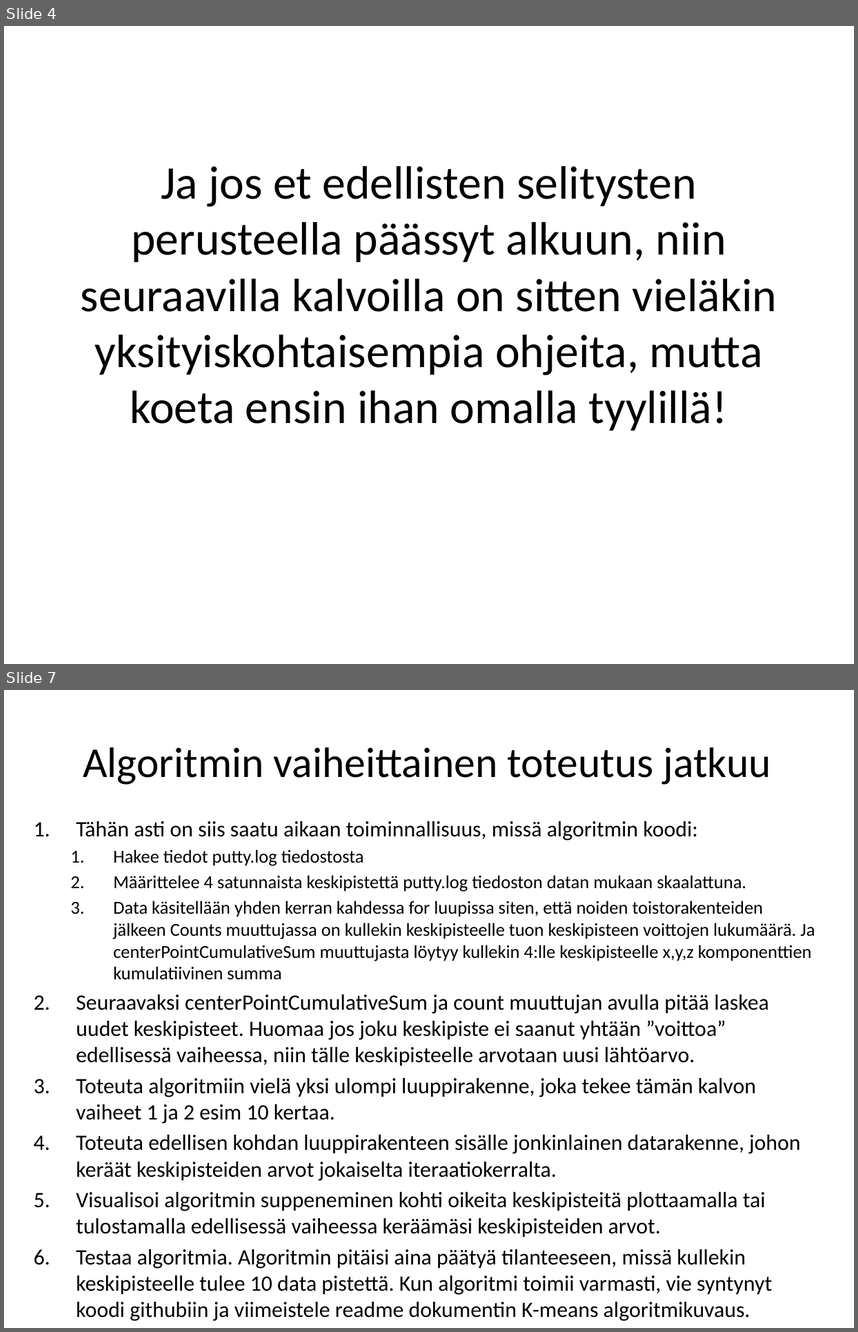
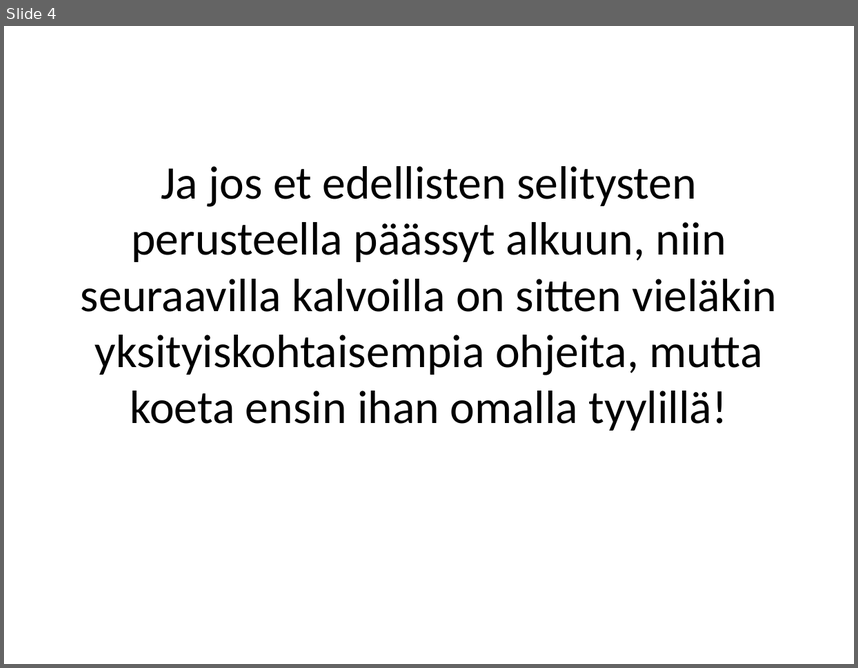
Before and after one commit to kajyrkka/TL_Project_Week5, a slide deck: Viikon 5 tehtavat.pptx. Shown one above the other, each under a label of ours: slides 4 and 7 before the commit, slide 4 after it; the slides between them are not shown. The pictures are 858x1332 and 858x668 pixels, drawn with LibreOffice and Linux fonts; fonts in the diff are those of the drawing; background and template pictures are left out. Boxes give left, top, right and bottom in pixels: in the first picture for what was removed or moved away, otherwise in the second. Text is boxed around its words. In the diff, an @@ line names an element or a change of style, - is before the commit and + after.

```diff
--- a/Viikon 5 tehtavat.pptx
+++ b/Viikon 5 tehtavat.pptx
@@ slide 7 removed at (4,690,854,1328), background #FFFFFF @@
@@ title removed at (83,747,771,785) @@
-Algoritmin vaiheittainen toteutus jatkuu
@@ text removed at (76,821,815,1321) @@
-1. Tähän asti on siis saatu aikaan toiminnallisuus, missä algoritmin koodi:
-  1. Hakee tiedot putty.log tiedostosta
-  2. Määrittelee 4 satunnaista keskipistettä putty.log tiedoston datan mukaan skaalattuna.
-  3. Data käsitellään yhden kerran kahdessa for luupissa siten, että noiden toistorakenteiden jälkeen Counts muuttujassa on kullekin keskipisteelle tuon keskipisteen voittojen lukumäärä. Ja centerPointCumulativeSum muuttujasta löytyy kullekin 4:lle keskipisteelle x,y,z komponenttien kumulatiivinen summa
-2. Seuraavaksi centerPointCumulativeSum ja count muuttujan avulla pitää laskea uudet keskipisteet. Huomaa jos joku keskipiste ei saanut yhtään ”voittoa” edellisessä vaiheessa, niin tälle keskipisteelle arvotaan uusi lähtöarvo.
-3. Toteuta algoritmiin vielä yksi ulompi luuppirakenne, joka tekee tämän kalvon vaiheet 1 ja 2 esim 10 kertaa.
-4. Toteuta edellisen kohdan luuppirakenteen sisälle jonkinlainen datarakenne, johon keräät keskipisteiden arvot jokaiselta iteraatiokerralta.
-5. Visualisoi algoritmin suppeneminen kohti oikeita keskipisteitä plottaamalla tai tulostamalla edellisessä vaiheessa keräämäsi keskipisteiden arvot.
-6. Testaa algoritmia. Algoritmin pitäisi aina päätyä tilanteeseen, missä kullekin keskipisteelle tulee 10 data pistettä. Kun algoritmi toimii varmasti, vie syntynyt koodi githubiin ja viimeistele readme dokumentin K-means algoritmikuvaus.
```
Also in this commit, not shown: 3 slides changed, 2 other slides removed, 2 other files.
